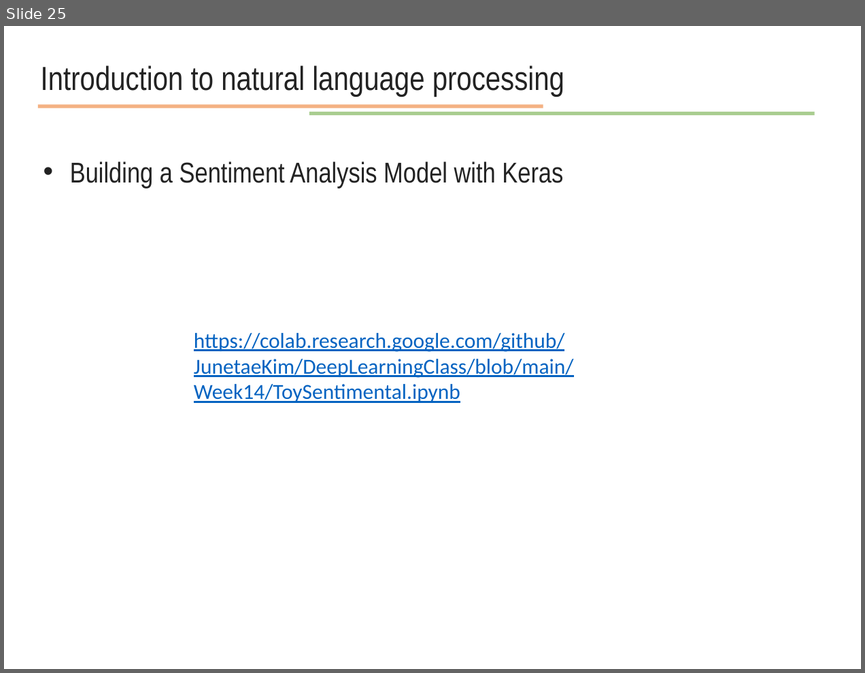
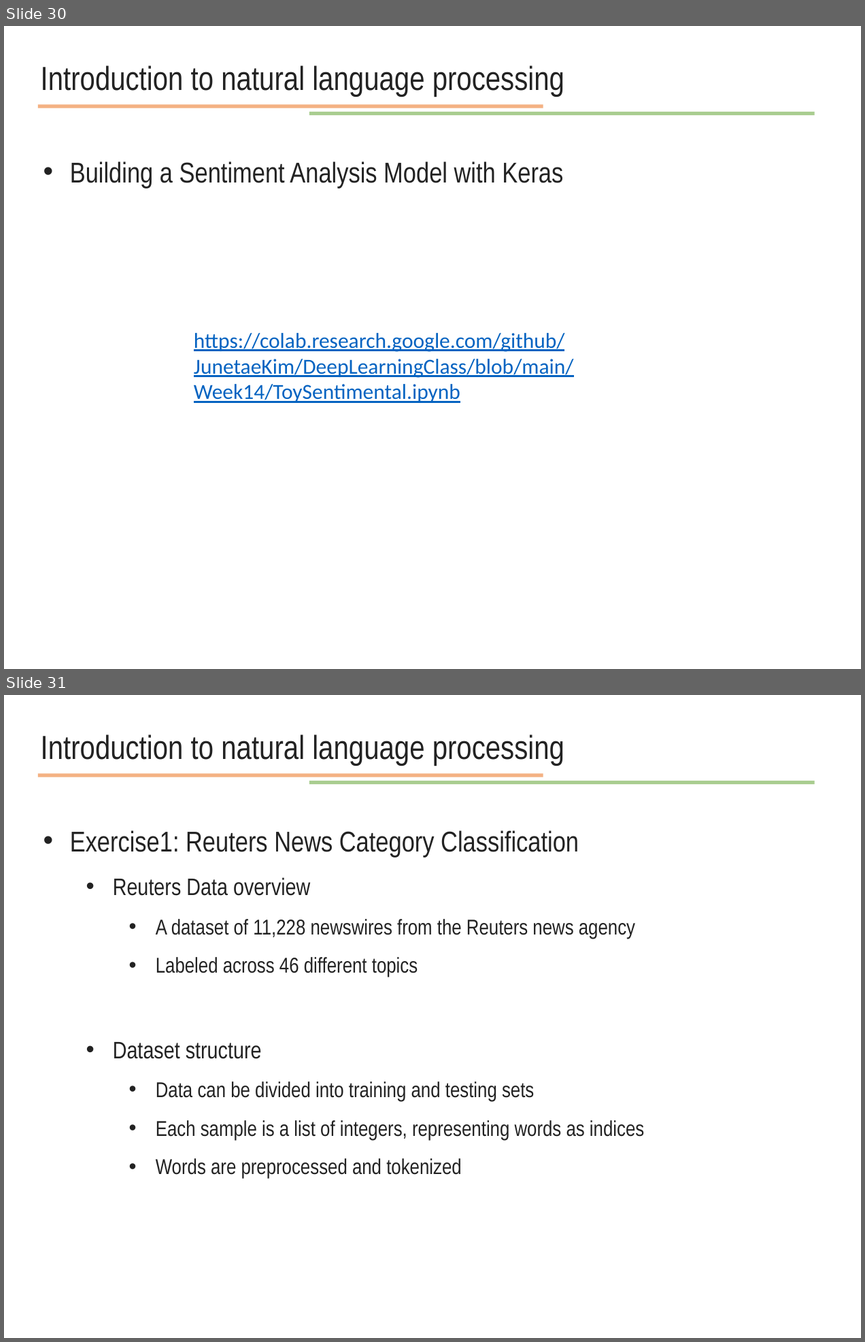
Before and after one commit to JunetaeKim/DeepLearningClass, a slide deck: Week14/week14 natural language processing.pptx. Shown one above the other, each under a label of ours: slide 25 before the commit, slides 30 and 31 after it. The pictures are 865x673 and 865x1342 pixels, drawn with LibreOffice and Linux fonts; fonts in the diff are those of the drawing. Boxes give left, top, right and bottom in pixels: in the first picture for what was removed or moved away, otherwise in the second. Text is boxed around its words. In the diff, an @@ line names an element or a change of style, - is before the commit and + after.

```diff
--- a/Week14/week14 natural language processing.pptx
+++ b/Week14/week14 natural language processing.pptx
@@ slide 31 added at [4, 695, 861, 1338], background #FFFFFF @@
@@ text added at [41, 734, 564, 765], 28 pt, text #222222 @@
+Introduction to natural language processing
@@ line added from (38, 775) to (543, 775), #ED7D31 3 pt @@
@@ line added from (309, 783) to (815, 783), #70AD47 3 pt @@
@@ text added at [70, 830, 644, 1178], 18 pt, text #222222 @@
+• Exercise1: Reuters News Category Classification
+  • Reuters Data overview
+    • A dataset of 11,228 newswires from the Reuters news agency
+    • Labeled across 46 different topics
+  • Dataset structure
+    • Data can be divided into training and testing sets
+    • Each sample is a list of integers, representing words as indices
+    • Words are preprocessed and tokenized
@@ what was slide 25 is now slide 30 @@
```
Also in this commit, not shown: 1 slide changed, 7 other slides added, 6 other files.
